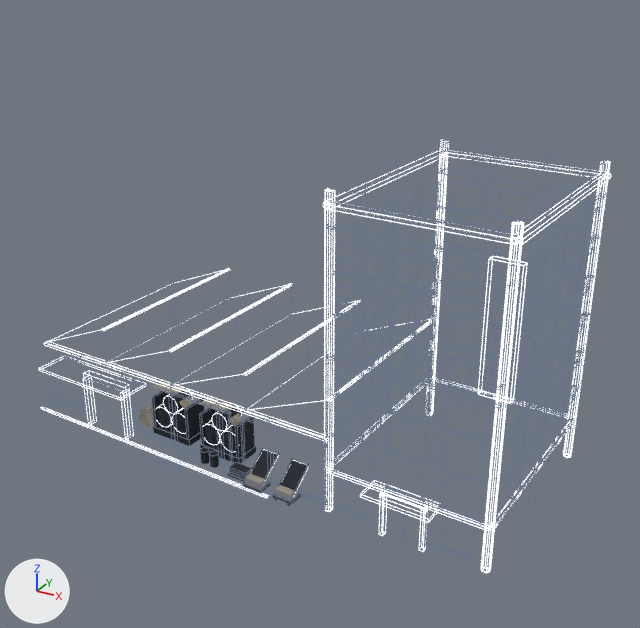
A saved change to the FBX model UnityClient/Assets/Resources/City/Places/报社.fbx.
Before and after are seen from a 50 mm lens placed at (-132.1, 227.7, 56.0), pointed at (-173.9, 303.8, 17.9). Lighting does not change. The marker at lower left points along +X, +Y and +Z. The older version comes first. Where no turn or scale is listed for an object, it has been applied to the vertices. Vertices at exactly the same position are counted once.

The first picture shows '报社建筑_主体_bright_hard_edges_interior', '报社建筑_主体_dim_hard_edges_interior', '描线_focus_报社', '描线_focus_报社_暗' and 2 more.
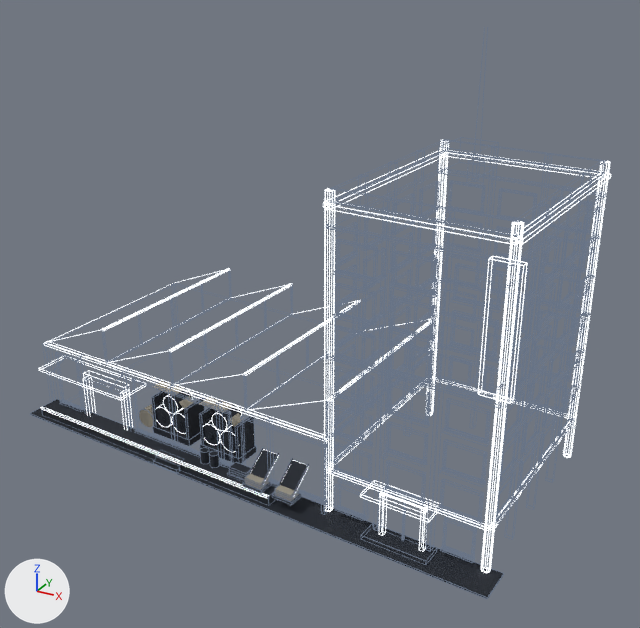
The newer file is also turned or shifted as a whole; pictures and numbers use the older file's frame.

Boxes (x1, y1, x2, y2) around the edits, measured in the pictures (640 x 628 px):
'报社建筑_主体_dim_hard_edges_interior', reshaped (200% wider, 79% taller)
    before: (152, 391, 309, 506)
    after: (30, 391, 503, 598)
'报社建筑_主体_bright_hard_edges_interior', reshaped (76% wider, 8% taller)
    before: (156, 388, 307, 490)
    after: (41, 388, 307, 498)
part 1 of me_报社建筑_主体_dim_hard_edges_interior_001, added
    after: (154, 456, 181, 473)
part 2 of me_报社建筑_主体_dim_hard_edges_interior_001, added
    after: (30, 400, 503, 598)
part 3 of me_报社建筑_主体_bright_hard_edges_interior_001, added
    after: (41, 407, 269, 498)

The edits, one by one:
me_报社建筑_主体_dim_hard_edges_interior_001 is used by ob_报社建筑_主体_dim_hard_edges_interior; location (-178.0, 306.0, 1.0).
me_报社建筑_主体_dim_hard_edges_interior_001 had 544 vertices, 976 faces and spanned x -13.4..7.7, y -14.5..-7.0, z 1.1..6.0.
me_报社建筑_主体_dim_hard_edges_interior_001 now has 584 vertices, 1036 faces and spans x -30.9..29.2, y -16.5..-7.0, z -0.1..6.0.
me_报社建筑_主体_dim_hard_edges_interior_001 part 1: 24 vertices added at x -10.7..-7.2, y -14.0..-12.5, z 0.0..1.1.
me_报社建筑_主体_dim_hard_edges_interior_001 part 2: 16 vertices added at x -30.9..29.2, y -16.5..-8.5, z -0.1..1.1.
me_报社建筑_主体_bright_hard_edges_interior_001 is used by ob_报社建筑_主体_bright_hard_edges_interior; location (-178.0, 306.0, 1.0).
Verts and faces of me_报社建筑_主体_bright_hard_edges_interior_001; kept vertices keep their numbers, new ones are numbered from 296.
me_报社建筑_主体_bright_hard_edges_interior_001 had 296 vertices, 556 faces and spanned x -13.2..7.6, y -14.1..-7.4, z 1.8..6.7.
me_报社建筑_主体_bright_hard_edges_interior_001 now has 304 vertices, 568 faces and spans x -29.3..7.6, y -14.3..-7.4, z 1.0..6.7.
Part 3, on me_报社建筑_主体_bright_hard_edges_interior_001:
New vertex 296 is at (-29.3, -11.9, 1.0), pixel (40, 408).
New vertex 297 is at (-29.3, -11.8, 1.0), pixel (42, 407).
New vertex 298 is at (4.6, -14.3, 1.0), pixel (267, 498).
New vertex 299 is at (4.6, -14.1, 1.0), pixel (268, 497).
New vertices 300 to 303 stand at vertices 296 to 299, in that order, plus (0.0, 0.0, 0.2).
New faces: (296, 300, 297), (297, 301, 299), (298, 299, 303), (296, 298, 302), (296, 297, 299), (301, 302, 303).
New faces: (297, 300, 301), (299, 301, 303), (298, 303, 302), (296, 302, 300), (296, 299, 298), (300, 302, 301).
